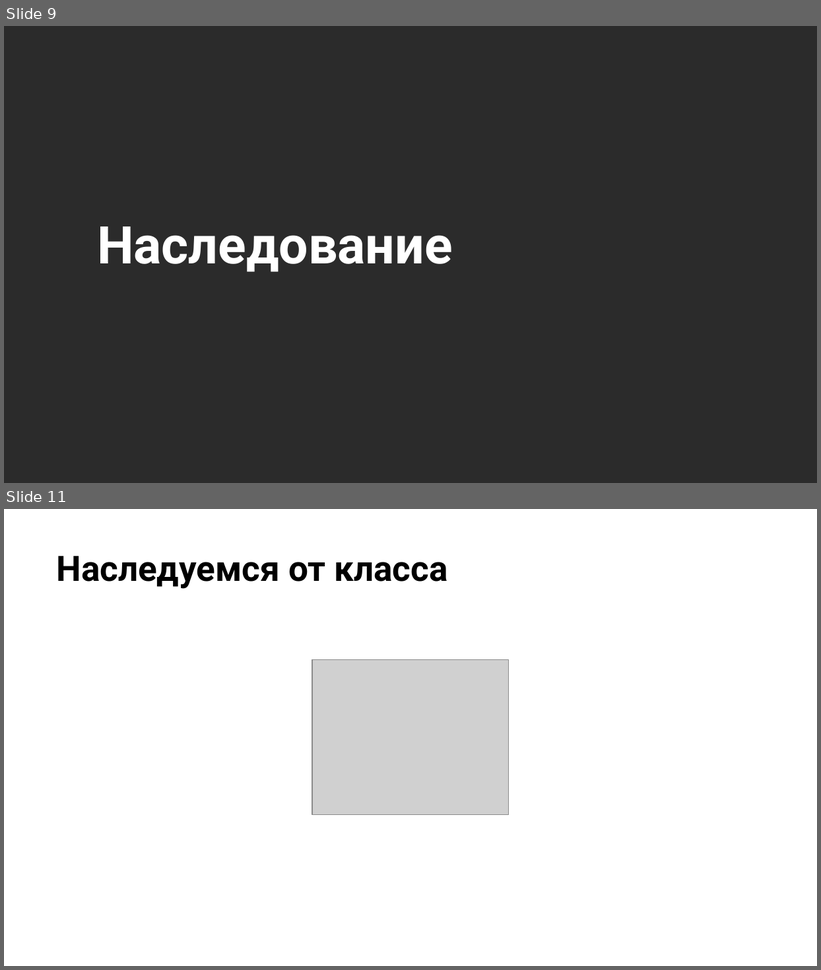
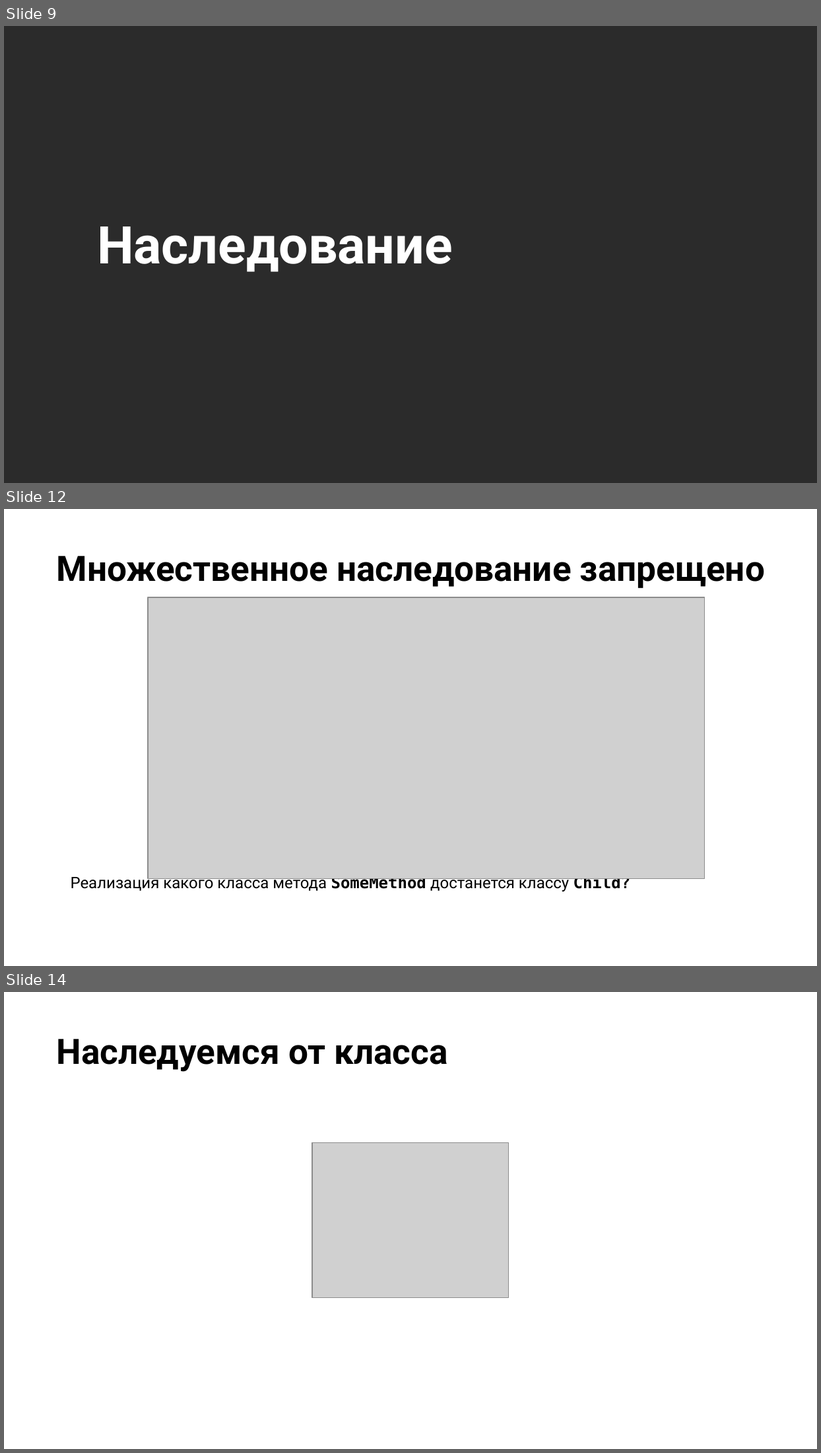
Before and after one commit to NilovPavel/OOP, a slide deck: ООП.pptx. Shown one above the other, each under a label of ours: slides 9 and 11 before the commit, slides 9, 12 and 14 after it; the slides between them are not shown. The pictures are 821x970 and 821x1453 pixels, drawn with LibreOffice and Linux fonts; fonts in the diff are those of the drawing; grey boxes stand for pictures; background and template pictures are left out; a plain dark background stands for a picture behind light text. Boxes give left, top, right and bottom in pixels: in the first picture for what was removed or moved away, otherwise in the second. Text is boxed around its words. In the diff, an @@ line names an element or a change of style, - is before the commit and + after.

```diff
--- a/ООП.pptx
+++ b/ООП.pptx
@@ slide 12 added at [4, 509, 817, 966], background picture (left out) @@
@@ title added at [57, 556, 765, 588], 31 pt, text #000000, bold @@
+Множественное наследование запрещено
@@ picture added at [148, 597, 705, 879] @@
@@ text added at [71, 874, 631, 892], 14 pt, text #000000 @@
+Реализация какого класса метода SomeMethod достанется классу Child?
@@ what was slide 11 is now slide 14 @@
```
Also in this commit, not shown: 3 other slides added, 1 slide removed, 4 other files.
